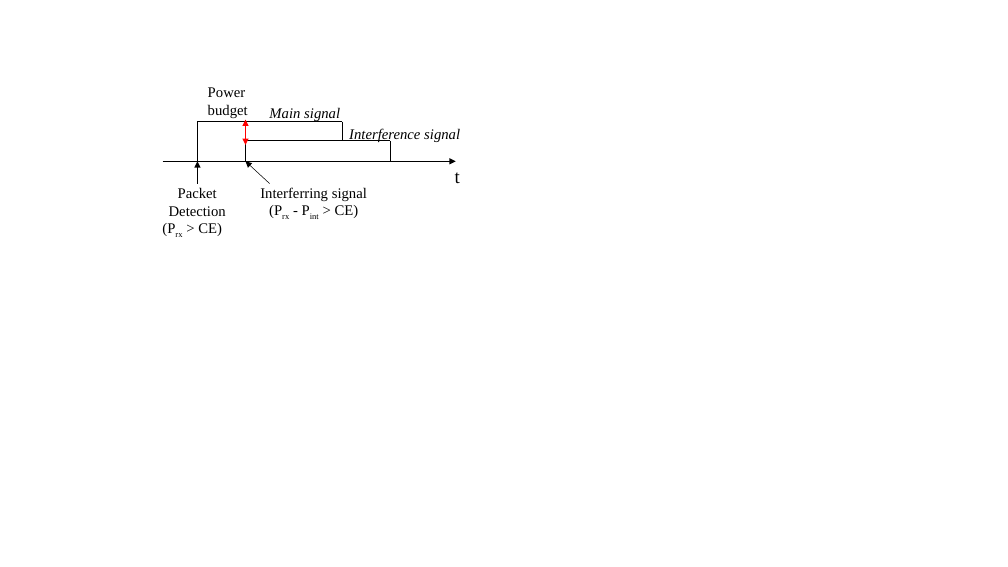
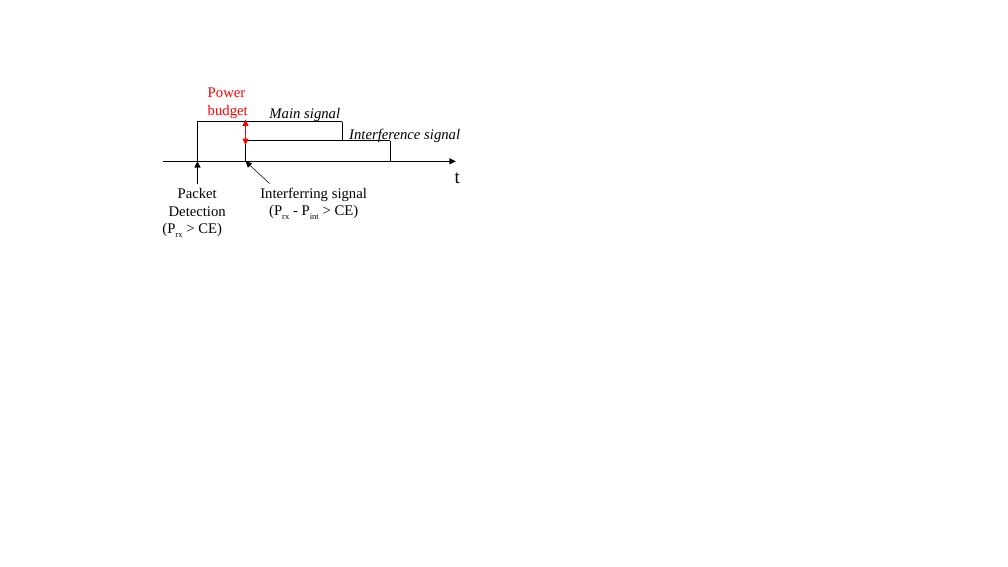
Before and after one commit to wn-upf/Komondor, a slide deck: slide 1 of Documentation/Technical Report/Resources/capture_effect.pptx. Drawn at 1008x567 pixels with LibreOffice and Linux fonts; fonts in the diff are those of the drawing. Boxes give left, top, right and bottom in pixels: in the first picture for what was removed or moved away, otherwise in the second. Text is boxed around its words. In the diff, an @@ line names an element or a change of style, - is before the commit and + after.

```diff
--- a/Documentation/Technical Report/Resources/capture_effect.pptx
+++ b/Documentation/Technical Report/Resources/capture_effect.pptx
@@ text "Power" at [208, 87, 248, 118]: text colour #000000 to #FF0000 @@
```
Also in this commit, not shown: 34 other files.
